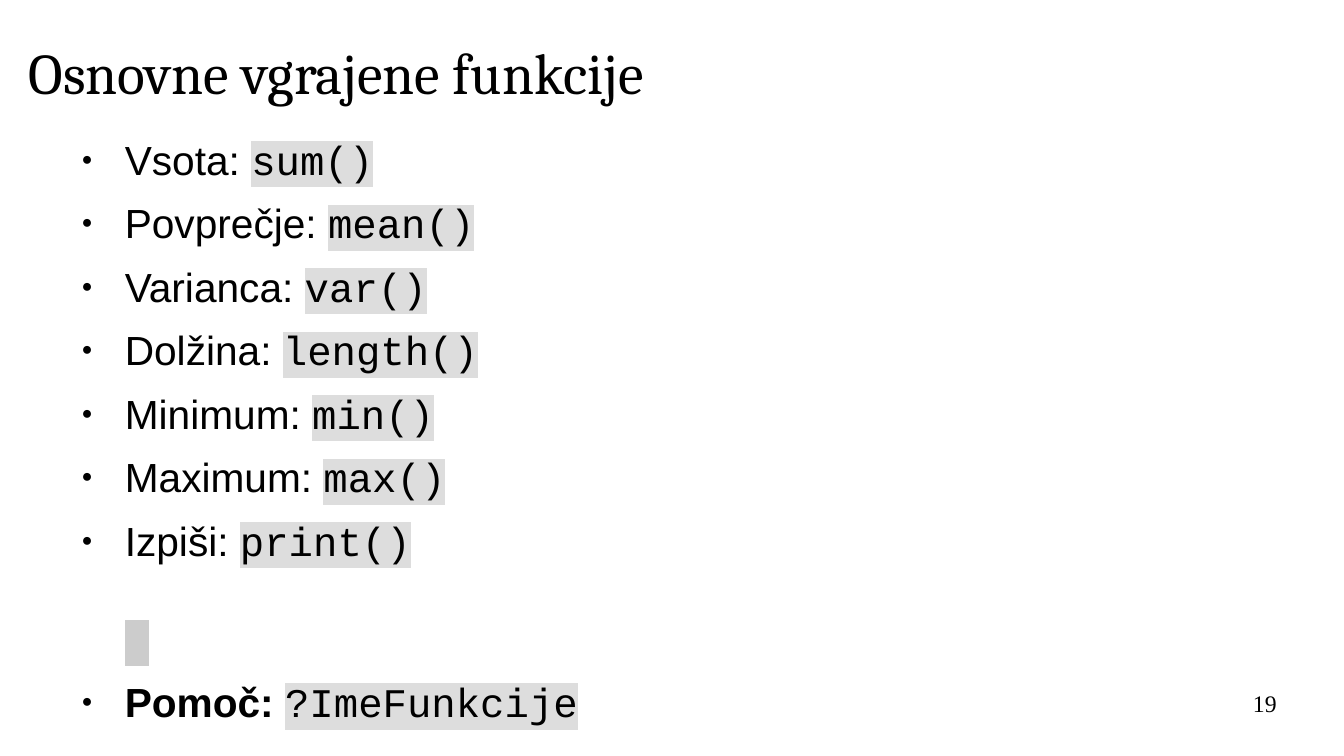
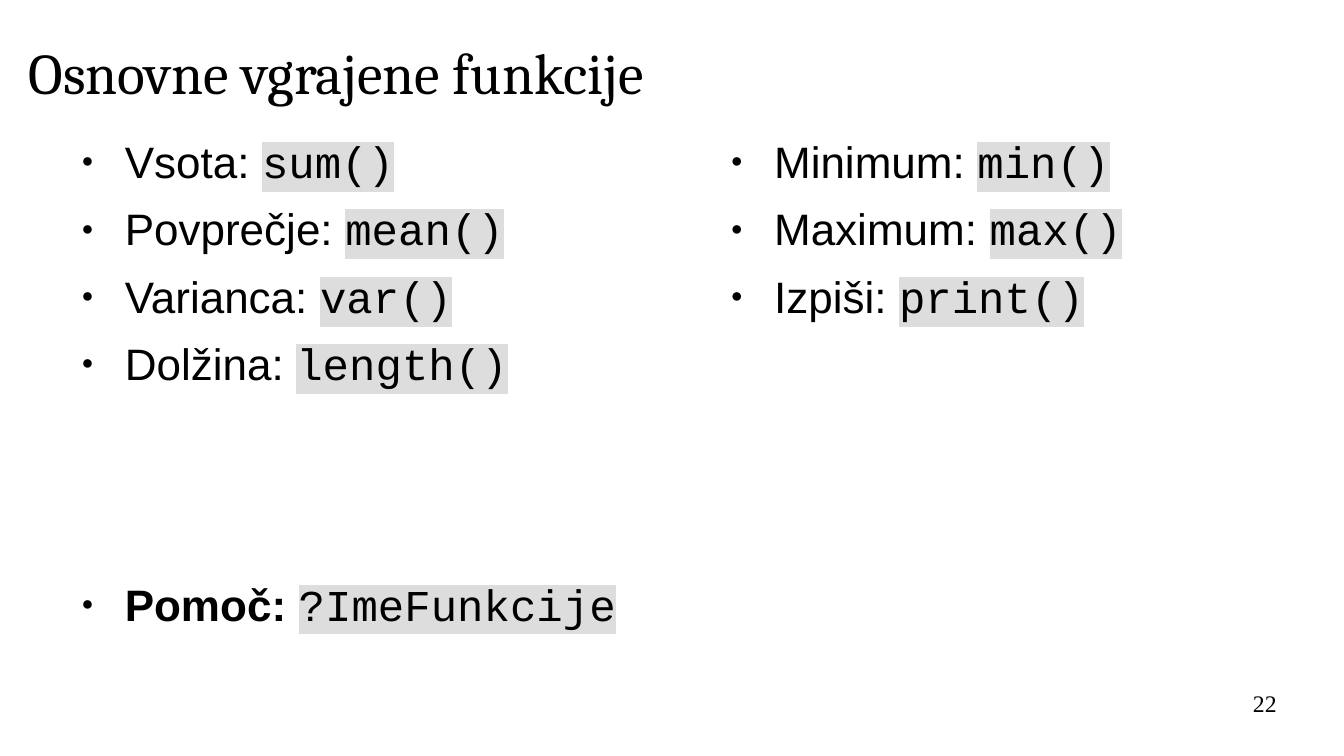
Before and after one commit to janaobsteter/R_tecaj, a slide deck: slide 22 of IT_Rtecaj.odp (slide 19 before the commit). Drawn at 1344x756 pixels with LibreOffice and Linux fonts; fonts in the diff are those of the drawing; background and template pictures are left out. Boxes give left, top, right and bottom in pixels: in the first picture for what was removed or moved away, otherwise in the second. Text is boxed around its words. In the diff, an @@ line names an element or a change of style, - is before the commit and + after.

```diff
--- a/IT_Rtecaj.odp
+++ b/IT_Rtecaj.odp
@@ text "Vsota: sum()" at (125, 147, 616, 630): size 24.1 to 26 pt @@
@@ text added at (774, 146, 1122, 322), 26 pt, text #000000 @@
+● Minimum: min()
+● Maximum: max()
+● Izpiši: print()
@@ text at (125, 399, 445, 565): paragraphs removed @@
-● Minimum: min()
-● Maximum: max()
-● Izpiši: print()
@@ page number at (1253, 696, 1277, 712): text changed @@
-19
+22
```
Also in this commit, not shown: 29 other slides changed, 6 slides added.
